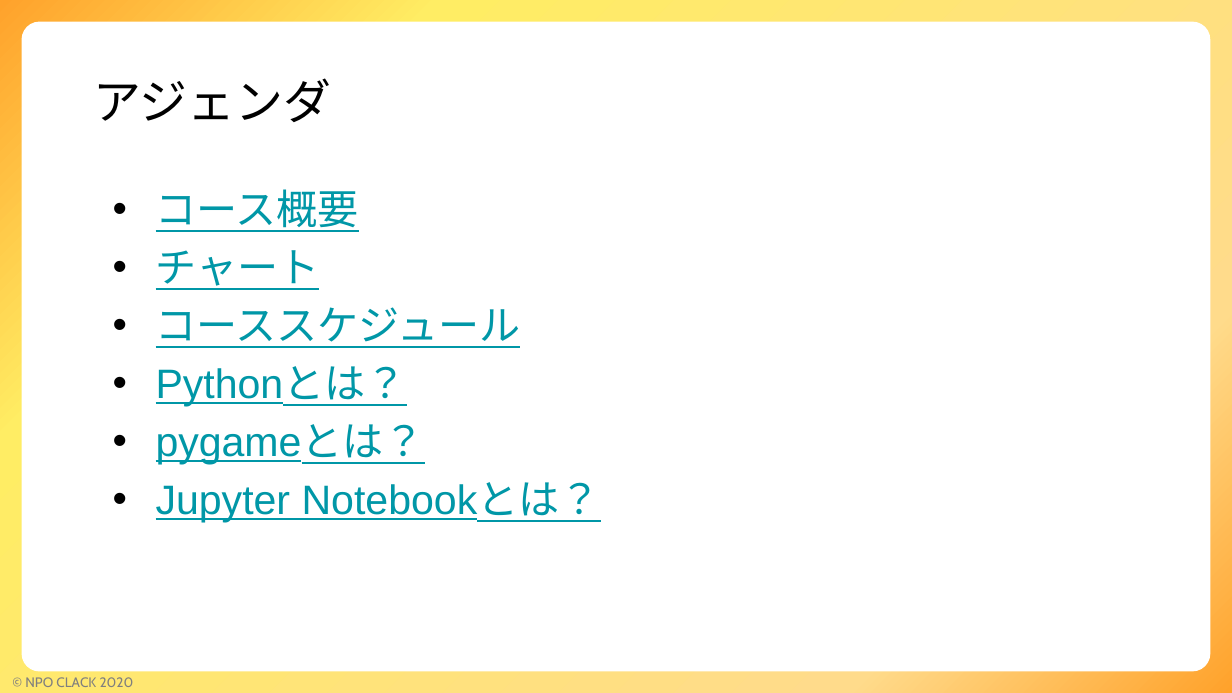
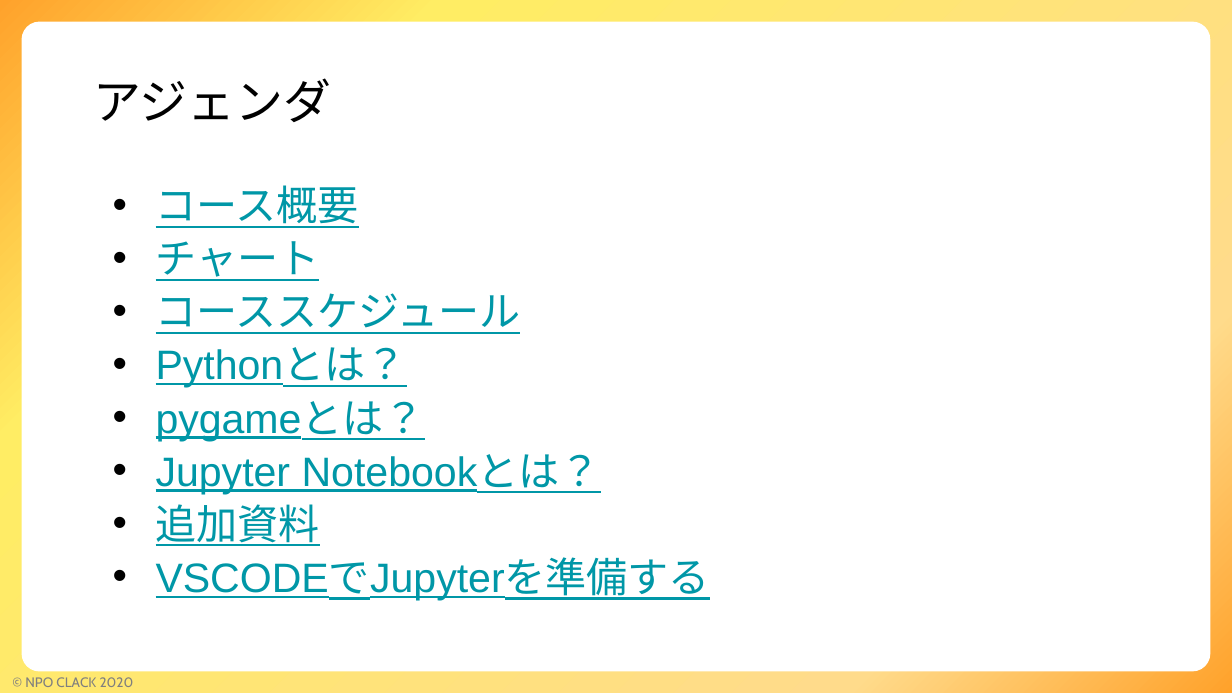
Before and after one commit to npo-clack/pygame, a slide deck: slide 2 of ゲームコース説明.pptx. Drawn at 1232x693 pixels with LibreOffice and Linux fonts; fonts in the diff are those of the drawing; background and template pictures are left out. Boxes give left, top, right and bottom in pixels: in the first picture for what was removed or moved away, otherwise in the second. Text is boxed around its words. In the diff, an @@ line names an element or a change of style, - is before the commit and + after.

Commit message:
コース資料に追加分を反映

```diff
--- a/ゲームコース説明.pptx
+++ b/ゲームコース説明.pptx
@@ text at [156,185,601,494]: line spacing 0.9 to 0.8 @@
@@ text at [156,504,711,600]: paragraphs added @@
+• 追加資料
+• VSCODEでJupyterを準備する
```
Also in this commit, not shown: 2 other slides changed, 6 slides added.
